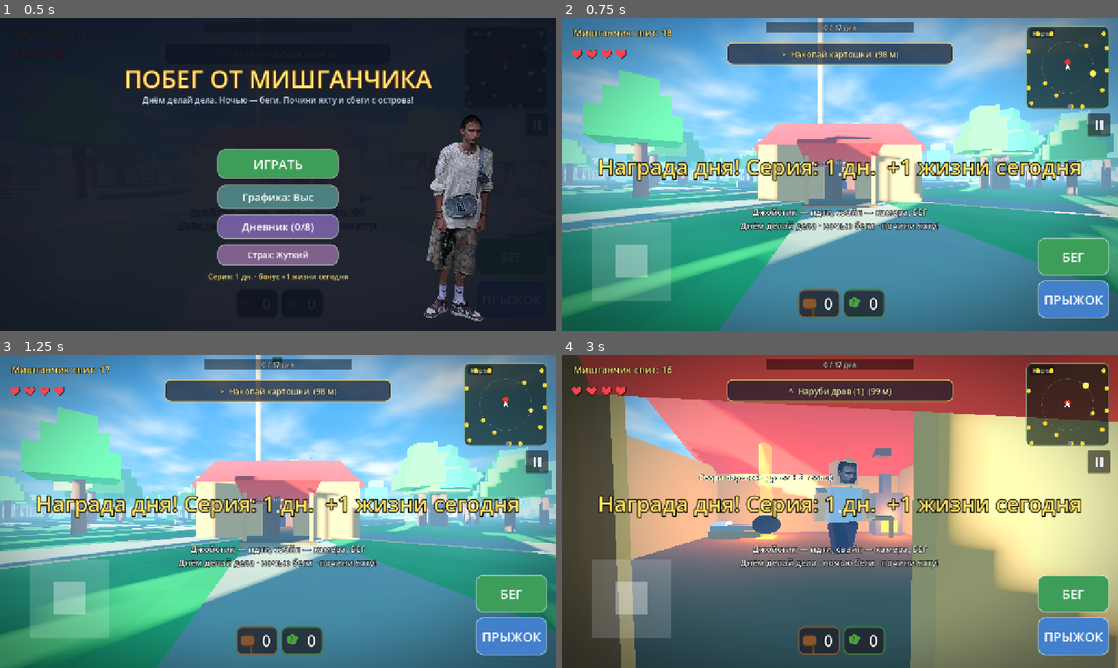
Above: before the commit, frames 1-4 (two rows, left to right).
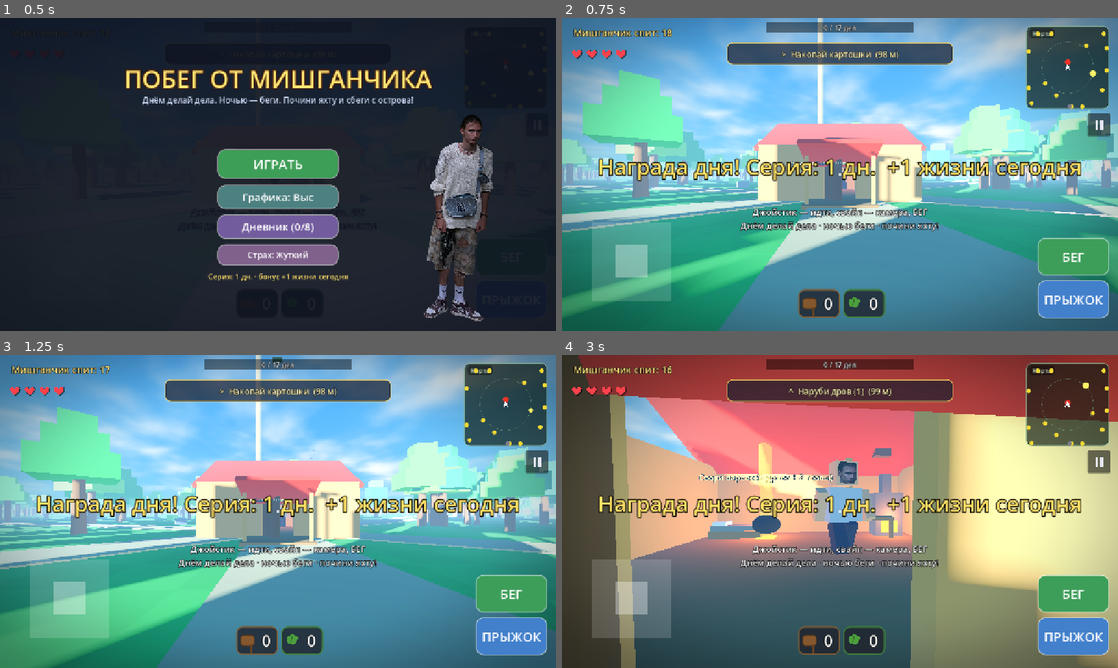
Above: after the commit, the same moments.

Repository: deripaskaD/mishGUNchik-escape
Game: Godot game, scene res://scenes/main3d.tscn
Same seed, same stepped clock (60 frames per second), same inputs: the game is played once before the commit and once after it.
Inputs (mouse positions are in pixels of both pictures, inside the frame that each line leads up to):
- Up to frame 1 (0.5 s): no input
- Up to frame 2 (0.75 s): click "ИГРАТЬ" at 0.5 s
- Up to frame 3 (1.25 s): no input
- Up to frame 4 (3 s): tap Enter at 1.25 s; move the mouse to (867, 511) at 1.27 s; hold Up (ui_up) from 1.28 s (still down); tap R at 1.35 s; tap Space at 1.52, 2.27 s; move the mouse to (812, 511) at 2.02 s; tap Z at 2.1 s; move the mouse to (851, 505) at 2.77 s; tap X at 2.85 s

Frame 1 is identical in both runs. In frame 2, 2.1% of the frame differs, in the area x 0-100%, y 32-87%; in frame 3, 1.7%; in frame 4, 2.5%, in the area x 29-100%, y 32-100%.

Commit message:
fix: тени снова плавные (убран шаг солнца 0.25с — давал рывки; мерцание держат ORTHOGONAL+bias)

Diff:
--- a/scripts/proto3d/game3d.gd
+++ b/scripts/proto3d/game3d.gd
@@ -3700,8 +3700,8 @@
 
 func _day_night() -> void:
 	var t := fmod(clock, DAY_LEN) / DAY_LEN
-	var tq := floorf(fmod(clock, DAY_LEN) / 0.25) * 0.25 / DAY_LEN   # шаг 0.25с: стабильная карта теней (без пер-кадрового дрожания)
-	sun.rotation_degrees = Vector3(lerpf(-8.0, -172.0, tq), -40, 0)
+	# солнце плавно каждый кадр (шаг 0.25с давал рывки теней «как 12 FPS»); от мерцания защищают ORTHOGONAL+bias
+	sun.rotation_degrees = Vector3(lerpf(-8.0, -172.0, t), -40, 0)
 	# плавный коэффициент ночи (0 днём → 1 в глубокой ночи)
 	var nf := clampf(smoothstep(0.48, 0.58, t) - smoothstep(0.92, 1.0, t), 0.0, 1.0)
 	if sky_mat != null:
Not shown, changed: docs/index.html
Not shown, changed: docs/index.pck
